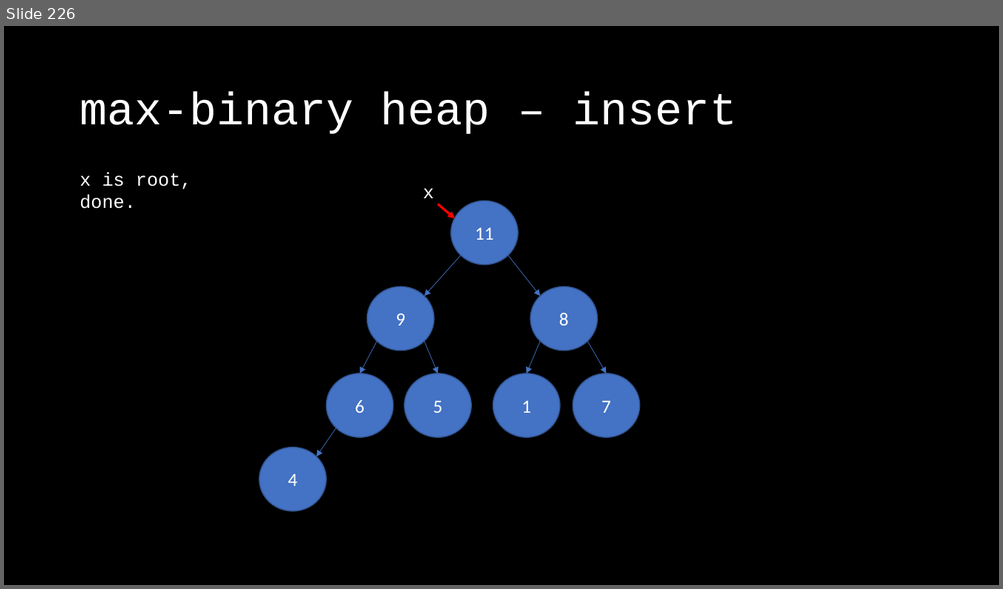
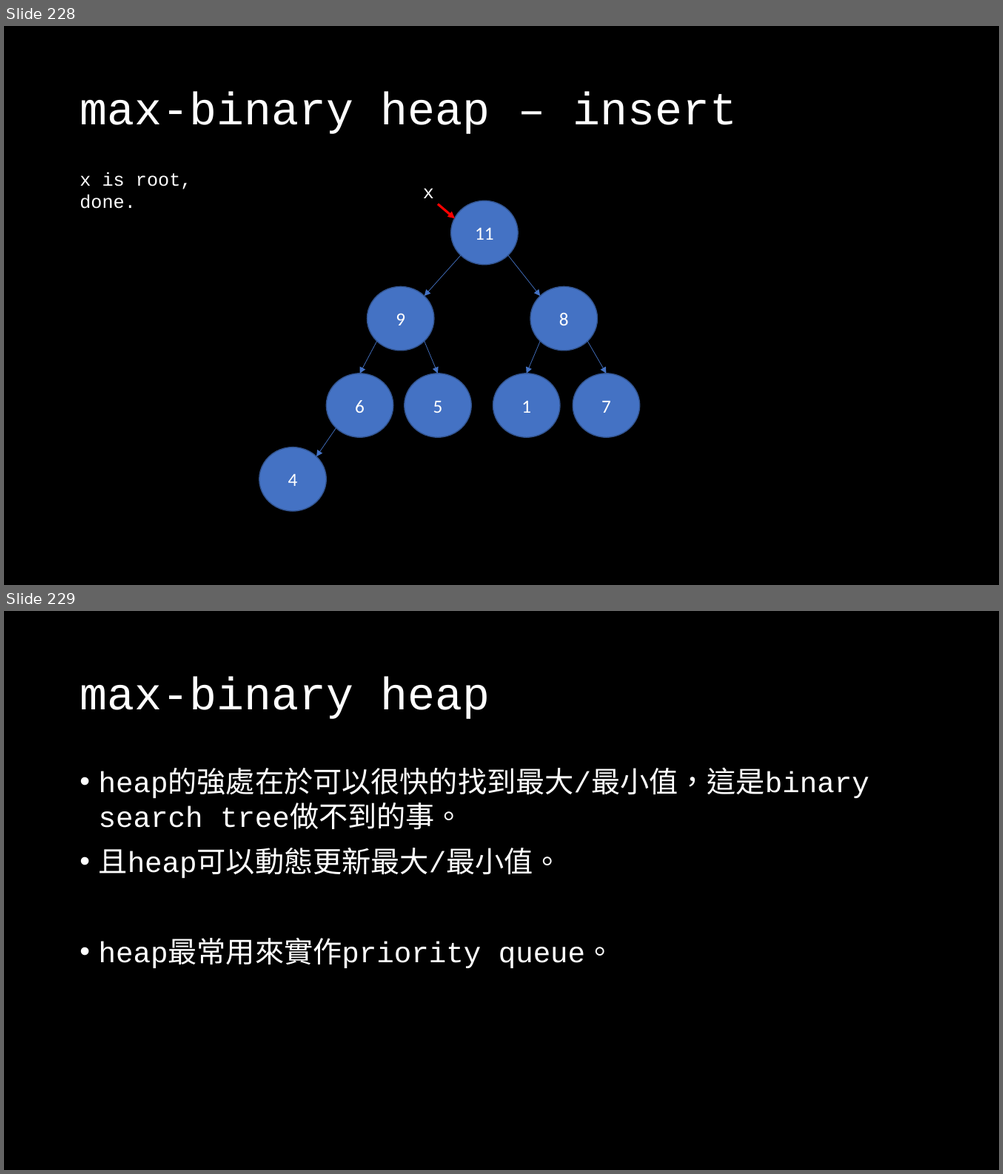
Before and after one commit to OEmiliatanO/those_c_prog_didnt_teach, a slide deck: Ch3/Ch3-data structure.pptx. Shown one above the other, each under a label of ours: slide 226 before the commit, slides 228 and 229 after it. The pictures are 1003x589 and 1003x1174 pixels, drawn with LibreOffice and Linux fonts; fonts in the diff are those of the drawing. Boxes give left, top, right and bottom in pixels: in the first picture for what was removed or moved away, otherwise in the second. Text is boxed around its words. In the diff, an @@ line names an element or a change of style, - is before the commit and + after.

```diff
--- a/Ch3/Ch3-data structure.pptx
+++ b/Ch3/Ch3-data structure.pptx
@@ slide 229 added at [4,611,999,1170], background #000000 @@
@@ title added at [79,677,490,719], 44 pt, text #FFFFFF @@
+max-binary heap
@@ text added at [99,772,869,968], 28 pt, text #FFFFFF @@
+• heap的強處在於可以很快的找到最大/最小值，這是binary search tree做不到的事。
+• 且heap可以動態更新最大/最小值。
+• heap最常用來實作priority queue。
@@ what was slide 226 is now slide 228 @@
```
Also in this commit, not shown: 12 slides changed, 3 other slides added, 1 other file.
